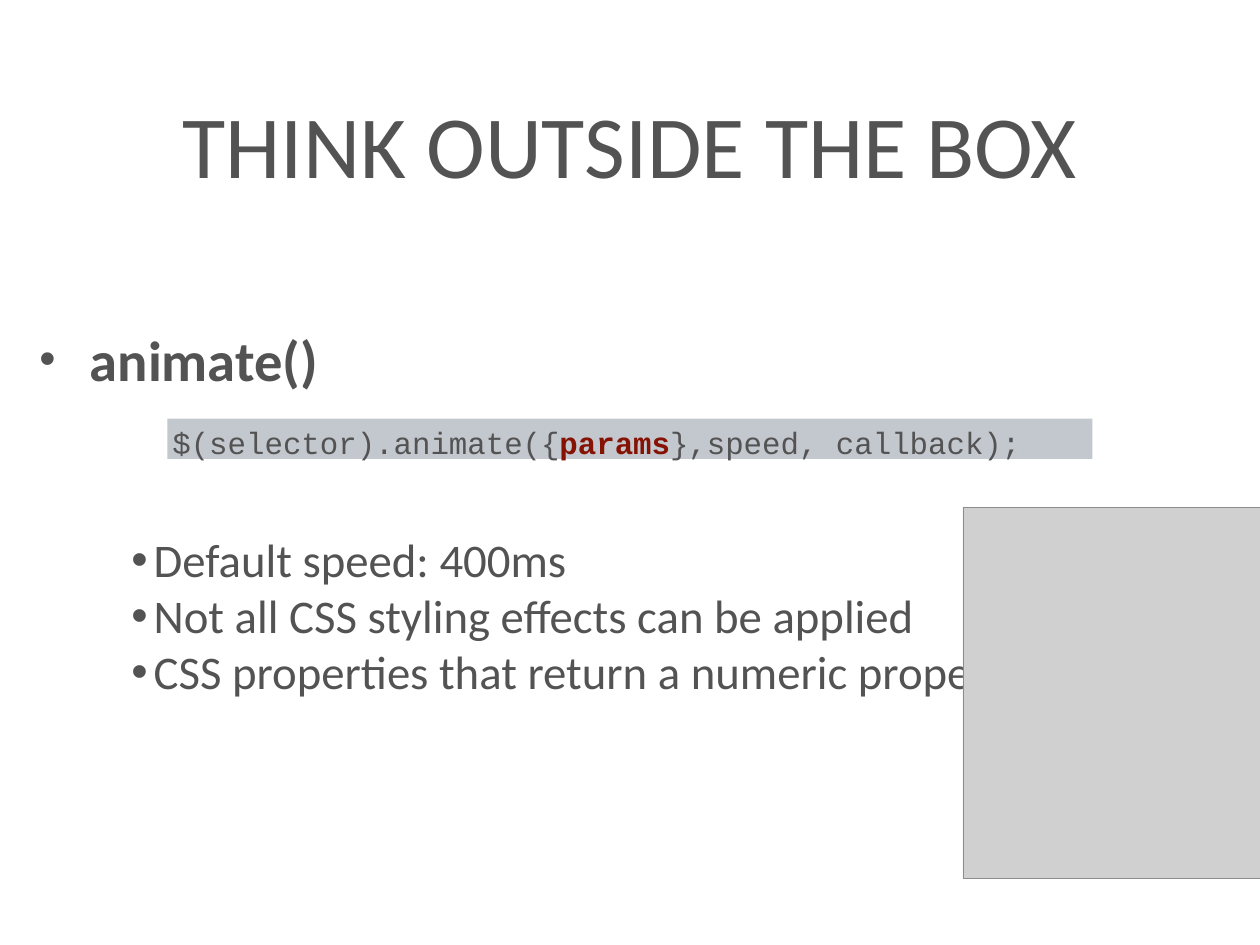
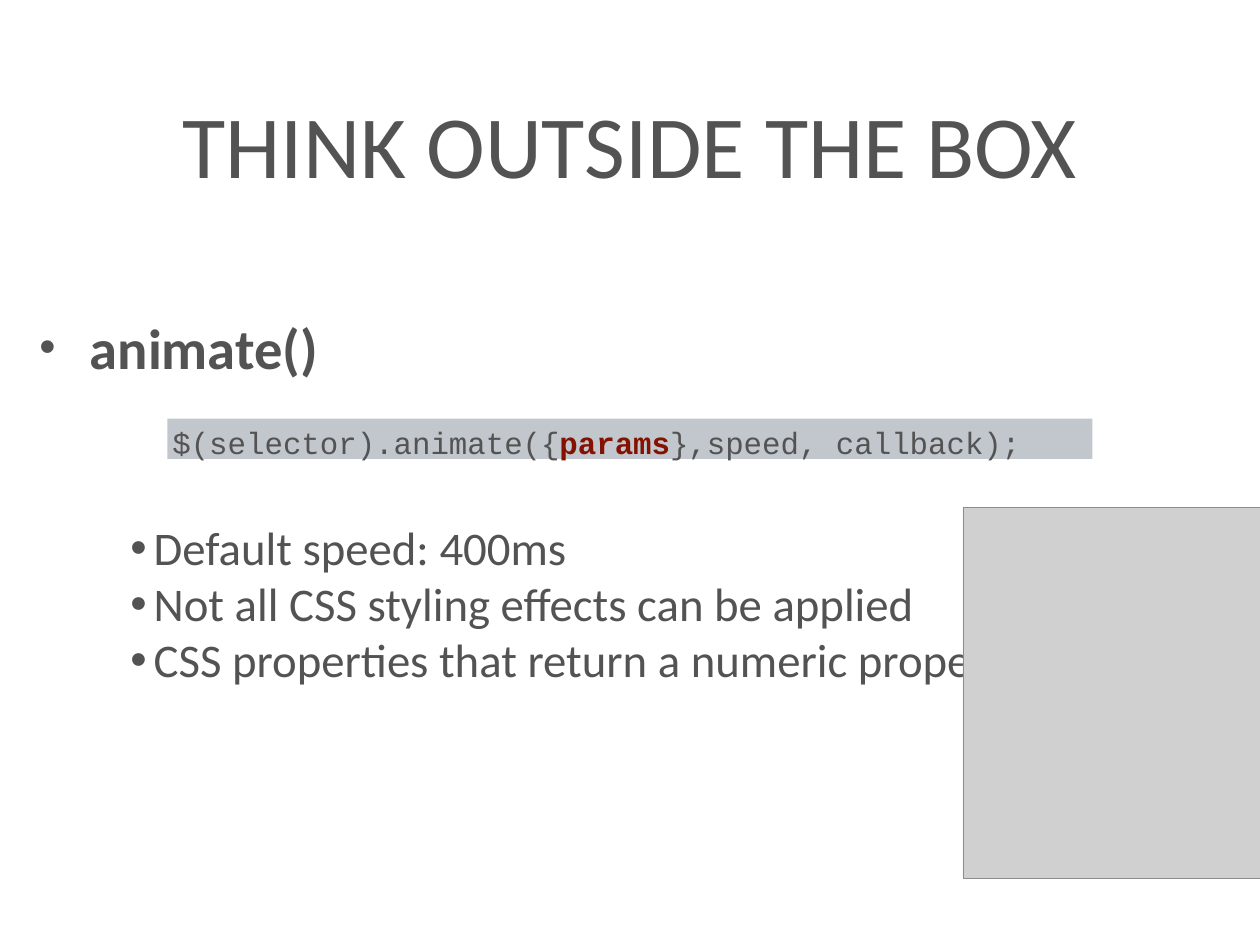
Before and after one commit to kenton-steiner18/Techtasks, a slide deck: slide 49 of presentation/jQuery.pptx (slide 46 before the commit). Drawn at 1260x945 pixels with LibreOffice and Linux fonts; fonts in the diff are those of the drawing; grey boxes stand for pictures; background and template pictures are left out. Boxes give left, top, right and bottom in pixels: in the first picture for what was removed or moved away, otherwise in the second. Text is boxed around its words. In the diff, an @@ line names an element or a change of style, - is before the commit and + after.

```diff
--- a/presentation/jQuery.pptx
+++ b/presentation/jQuery.pptx
@@ text "animate()" at box(90, 327, 1024, 689): less space between paragraphs; indent changed @@
```
Also in this commit, not shown: 42 other slides changed, 3 slides added.
